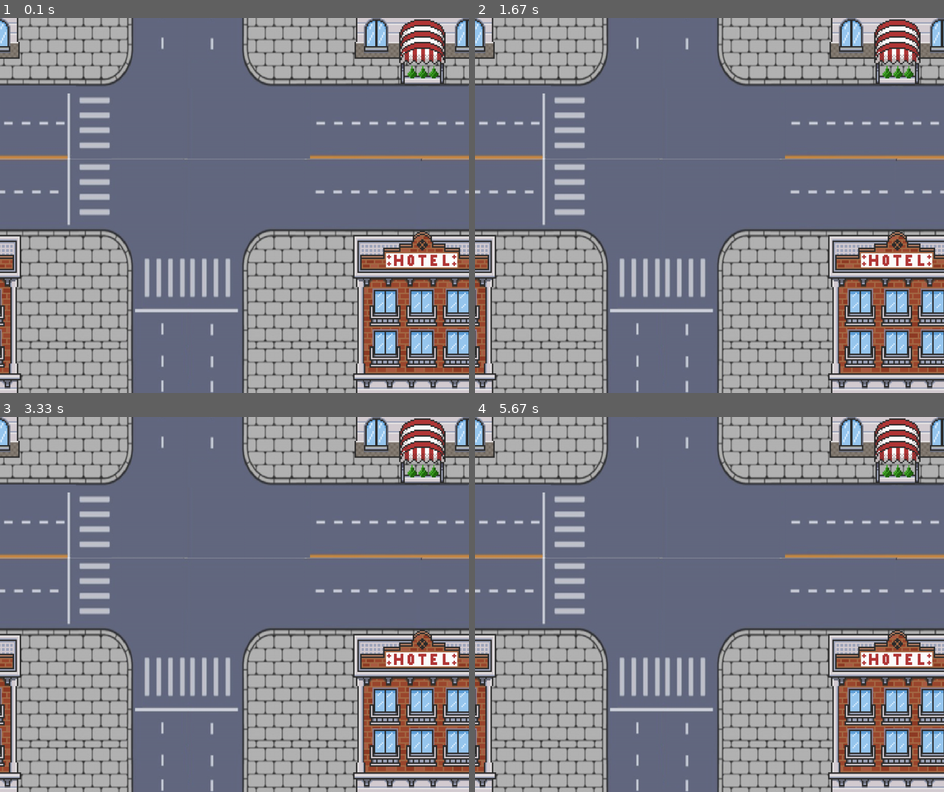
Above: before the commit, frames 1-4 (two rows, left to right).
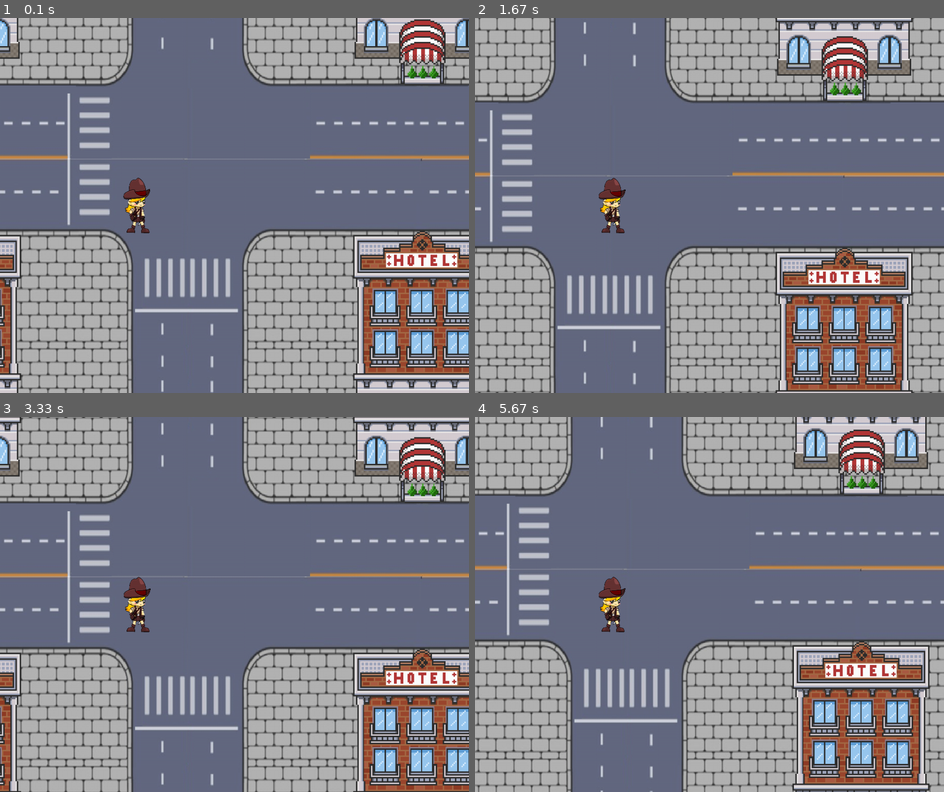
Above: after the commit, the same moments.

Repository: viniciusgomes2005/pygame_GPV
Game: pygame game, started from abracabra.py
Two runs of this game, one before a commit and one after it. Both use one fixed random seed, a clock stepped at 60 frames per second and the inputs below.
Inputs:
- Up to frame 1 (0.1 s): no input
- Up to frame 2 (1.67 s): hold D 0.33-0.8 s; hold W 0.83-1.13 s; hold D 1.17-1.63 s
- Up to frame 3 (3.33 s): hold A 1.67-2.2 s; hold S 2.23-2.53 s; hold A 2.57-2.97 s; hold W from 3 s (still down)
- Up to frame 4 (5.67 s): release W at 3.37 s; hold D 3.4-4.03 s; hold S 4.07-4.43 s; hold A 4.47-4.93 s; hold D 4.97-5.43 s; hold W from 5.47 s (still down)

The runs differ from the first frame. In frame 1, 0.5% of the frame differs, in the area x 26-32%, y 42-58%; in frame 2, 50%, in the area x 0-100%, y 0-100%; in frame 3, 36%; in frame 4, 44%.

Commit message:
player andando

Diff:
--- a/abracabra.py
+++ b/abracabra.py
@@ -7,12 +7,22 @@
 # Dimensões da janela
 altura_janela = 1000
 largura_janela = 800
+altura_camera = 800
+largura_camera = 600
 window = pygame.display.set_mode((altura_janela, largura_janela))
 pygame.display.set_caption('Pygame')
 
 # Gera tela principal
 game = True
 
+Player_Normal_Anim=[]
+for i in range(1,10):
+    # Os arquivos de animação são numerados de 00 a 10
+    filename = 'assets/Sprites/Player_Normal{}.png'.format(i)
+    img = pygame.image.load(filename).convert_alpha()
+    img = pygame.transform.scale(img, (120, 130))
+    Player_Normal_Anim.append(img)
+Player_Grupo= pygame.sprite.Group()
 # Posições das quadras
 posicoes_quadra = [[-3600, 3500], [-3600, 2700], [-3600, 1900], [-3600, 1100], [-3600, 300], [-3600, -500],
                    [-3600, -1300], [-3600, -2100], [-3600, -2900], [-3600, -3700], [-2600, 3500], [-2600, 2700],
@@ -55,20 +65,20 @@
 predio1_img = pygame.transform.scale(predio1_img, (300, 500))
 # Classe para representar uma quadra
 class Quadra(pygame.sprite.Sprite):
-    def __init__(self, img, x, y):
+    def __init__(self, img, x, y, speedx, speedy):
         pygame.sprite.Sprite.__init__(self)
-        self.image = img
-        self.rect = self.image.get_rect()
-        self.rect.x = x
-        self.rect.y = y
-        self.speedx = 0
-        self.speedy = 0
+        self.image = img # define imagem
+        self.rect = self.image.get_rect() #torna imagem em um retangulo
+        self.rect.x = x # X do canto superior esquerdo do retangulo
+        self.rect.y = y # Y do canto superior esquerdo do retangulo
+        self.speedx = speedx # VELOCIDADE DO PLAYER NO EIXO X
+        self.speedy = speedy # VELOCIDADE DO PLAYER NO EIXO Y
 
     def update(self):
         self.rect.x += self.speedx
-        self.rect.y +=self.speedy
-    def colisao(self, other_sprite):
-        return pygame.sprite.collide_rect(self, other_sprite)
+        self.rect.y += self.speedy
+
+
 class casa(pygame.sprite.Sprite):
     def __init__(self, img, quadra_x,quadra_y,x,y):
         pygame.sprite.Sprite.__init__(self)
@@ -81,16 +91,38 @@
     def update(self):
         self.rect.x += self.speedx
         self.rect.y +=self.speedy
+    def colisao(self, other_sprite):
+        return pygame.sprite.collide_rect(self, other_sprite)
 predio1=[predio1_img,350,150]
 casas=[predio1_img]*36
+class Player(pygame.sprite.Sprite):
+    def __init__(self,anim):
+        pygame.sprite.Sprite.__init__(self)
+        self.frame=0
+        self.anim=anim
+        self.img=self.anim[self.frame]
+        self.rect=self.img.get_rect()
+        self.rect.center = (largura_camera / 2, altura_camera / 2)
+        self.last_update = pygame.time.get_ticks() # Guarda o tick da primeira imagem, ou seja, o momento em que a imagem foi mostrada
+        self.frame_ticks=50
+    def update(self):
+        now=pygame.time.get_ticks()
+        elapsed_ticks= now - self.last_update
+        if elapsed_ticks>self.frame_ticks:
+            self.last_update=now
+            self.frame+=1
+            if self.frame == len(self.anim):
+                self.frame=0
+            self.img=self.anim[self.frame]
 
+Player_Grupo.add(Player(Player_Normal_Anim))
 # Cria o grupo de sprites para o mapa
 mapa = pygame.sprite.Group()
 for i in range(6):
     for j in range(6):
         x = j * 1000 - 3600
         y = i * 800 - 2900
-        quarteirao = Quadra(quarteirao_img, x, y)
+        quarteirao = Quadra(quarteirao_img, x, y,0,0)
         predio = casa(predio1[0],x,y,predio1[1],predio1[2])
         mapa.add(quarteirao,predio)
 
@@ -101,32 +133,44 @@
 while game:
     clock.tick(FPS)
 
-    # Trata eventos
     for event in pygame.event.get():
         if event.type == pygame.QUIT:
             game = False
         elif event.type == pygame.KEYDOWN:
-            if event.key == pygame.K_LEFT:
+            if event.key == pygame.K_w:
                 for quadra in mapa:
-                    quadra.speedx += 8
-            elif event.key == pygame.K_RIGHT:
+                    quadra.speedy += 2
+            elif event.key == pygame.K_s:
                 for quadra in mapa:
-                    quadra.speedx -= 8
+                    quadra.speedy -= 2
+            elif event.key == pygame.K_a:
+                for quadra in mapa:
+                    quadra.speedx += 2
+            elif event.key == pygame.K_d:
+                for quadra in mapa:
+                    quadra.speedx -= 2
         elif event.type == pygame.KEYUP:
-            if event.key == pygame.K_LEFT:
+            if event.key == pygame.K_w:
                 for quadra in mapa:
-                    quadra.speedy += 8
-            elif event.key == pygame.K_RIGHT:
+                    quadra.speedy -= 2
+            elif event.key == pygame.K_s:
                 for quadra in mapa:
-                    quadra.speedy -= 8
+                    quadra.speedy += 2
+            elif event.key == pygame.K_a:
+                for quadra in mapa:
+                    quadra.speedx -= 2
+            elif event.key == pygame.K_d:
+                for quadra in mapa:
+                    quadra.speedx += 2
 
     # Atualiza os sprites do mapa
     mapa.update()
+    Player_Grupo.update()
 
     # Gera saídas
     window.fill((255, 255, 255))  # Preenche com a cor branca
     mapa.draw(window)
-
+    window.blit(Player_Grupo.sprites()[0].img, Player_Grupo.sprites()[0].rect)
     # Atualiza a janela
     pygame.display.update()
 
